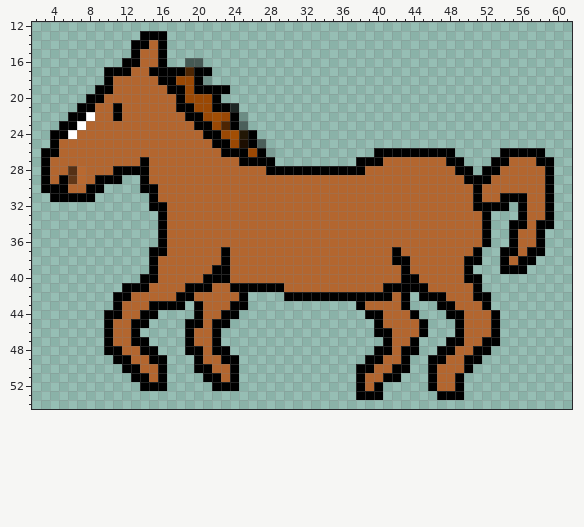
Two versions of one pixel-art sprite, img/bank.png. The picture above was drawn from the file before the commit.
The file is 64x64 pixels. Colours within 5 levels of each other are drawn and written as one. Shown: x 2..61, y 12..54.
After the commit:
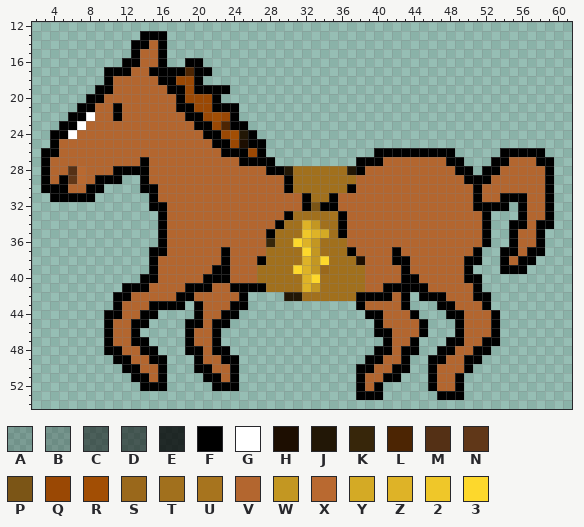
Palette (. is transparent): A #0000002e  B #00000037  C #00000080  D #00000087  E #000000c7  F #000000  G #ffffff  H #1d0e01  J #221706  K #37260a  L #4c2503  M #543015  N #603718  P #7b5516  Q #9a4804  R #a24e04  S #9a681b  T #a1701d  U #a7741e  V #b3662f  W #c39722  X #b96930  Y #d4aa25  Z #deb327  2 #efc729  3 #fdd82c
Changes in this commit:
@@ x 17..40 @@
 15 ........................
-16 ..CD....................
+16 ..FF....................
 17 FFLFF...................
-18 FQQFA...................
+18 FQQF....................
 19 FFQFFFF.................
 20 VFQQQF..................
-21 VFFQQFFE................
-22 VVFFQRQFB...............
-23 VVVFFQLFC...............
+21 VFFQQFFF................
+22 VVFFQRQF................
+23 VVVFFQLFF...............
 24 VVVVFFQRJF..............
-25 VVVVVFFQHFC.............
-26 VVVVVVFFFQFA...........F
+25 VVVVVFFQHFF.............
+26 VVVVVVFFFQF............F
 27 VVVVVVVVFFFF.........FFF
-28 VVVVVVVVVVVFFFFFFFFFFFVV
-29 VVVVVVVVVVVVVVVVVVVVVVVV
-30 VVVVVVVVVVVVVVVVVVVVVVVV
-31 VVVVVVVVVVVVVVVVVVVVVVVV
-32 VVVVVVVVVVVVVVVVVVVVVVVV
-33 VVVVVVVVVVVVVVVVVVVVVVVV
-34 VVVVVVVVVVVVVVVVVVVVVVVV
-35 VVVVVVVVVVVVVVVVVVVVVVVV
-36 VVVVVVVVVVVVVVVVVVVVVVVV
-37 VVVVVVFVVVVVVVVVVVVVVVVV
-38 VVVVVVFVVVVVVVVVVVVVVVVV
-39 VVVVVFFVVVVVVVVVVVVVVVVV
-40 VVVVFFFVVVVVVVVVVVVVVVVV
-41 VVFFFVVFFFFFFVVVVVVVVVVV
-42 VFFVVVVVF....FFFFFFFFFFF
+28 VVVVVVVVVVVFFJTTTTTTJFVV
+29 VVVVVVVVVVVVVFTTTTTTTVVV
+30 VVVVVVVVVVVVVFTTTTTTFVVV
+31 VVVVVVVVVVVVVVVFTTFVVVVV
+32 VVVVVVVVVVVVVVVFPFFVVVVV
+33 VVVVVVVVVVVVVFTTTTUFVVVV
+34 VVVVVVVVVVVVFTTZWTTFVVVV
+35 VVVVVVVVVVVFTTT2ZYTFVVVV
+36 VVVVVVVVVVVKTT3ZWTTTVVVV
+37 VVVVVVFVVVVTTTT3WTTTFVVV
+38 VVVVVVFVVVFTTTTZW3TTTHVV
+39 VVVVVFFVVVTTTT3ZWSTTTTVV
+40 VVVVFFFVVVTTTTTZ3TTTTTVV
+41 VVFFFVVFFFFTTTTZWTTTTTVV
+42 VFFVVVVVF....JJTTTTTTFFF
 43 FF.FVVVFF............FVV
Where, in picture pixels (left, top, right, bottom), the same in both pictures:
changed: (185, 58, 365, 301)
